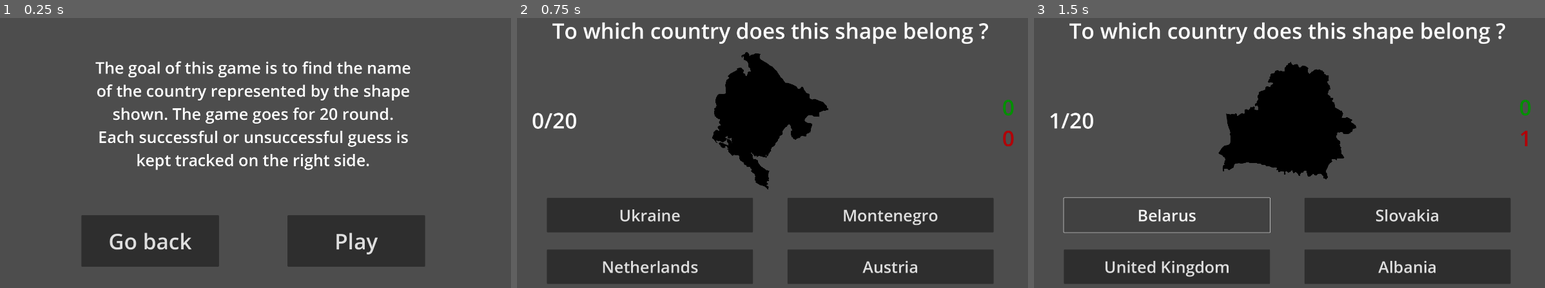
Above: before the commit, frames 1-3 (left to right).
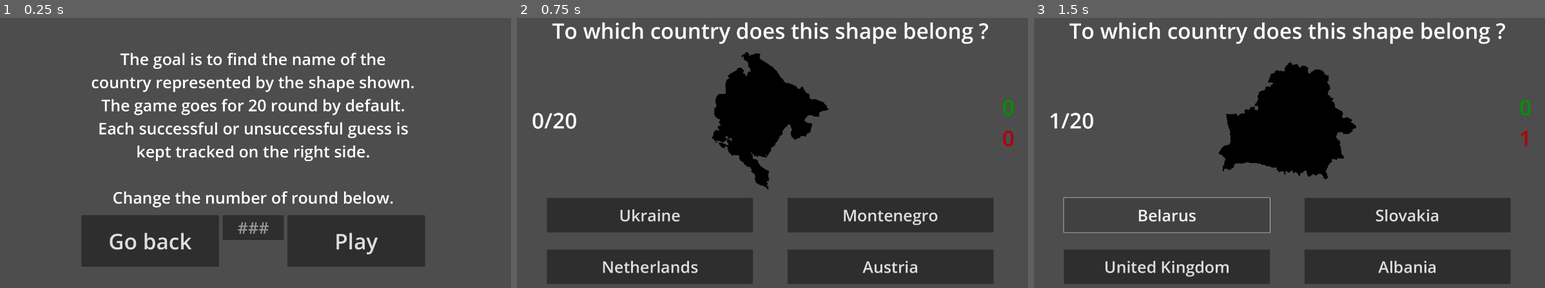
Above: after the commit, the same moments.

Repository: Nolan-Pin/GeoTrain
Game: Godot game, scene res://guess_the_shape/menu_guess_shape.tscn
Same seed, same stepped clock (60 frames per second), same inputs: the game is played once before the commit and once after it. This scene is started directly instead of the project's main scene.
Inputs:
- Up to frame 1 (0.25 s): no input
- Up to frame 2 (0.75 s): click "Play" at 0.5 s
- Up to frame 3 (1.5 s): click "Ukraine" at 1.25 s

The runs differ from the first frame. In frame 1, 11% of the frame differs, in the area x 17-81%, y 12-83%; in frame 2, nothing differs; in frame 3, nothing differs.

Commit message:
Let the player choose the number of round to play

Diff:
--- a/guess_the_shape/country_shape.gd
+++ b/guess_the_shape/country_shape.gd
@@ -5,7 +5,7 @@
 signal round_over(win: bool)
 signal game_over(point: int)
 
-const nb_of_guess: int = 20
+const DEFAULT_ROUND: int = 20
 const nb_of_choices: int = 4
 
 var solution: CountryAttributes
@@ -13,6 +13,7 @@
 var round: int
 var found: int
 var not_found: int
+var nb_of_guess: int
 # Called when the node enters the scene tree for the first time.
 func _ready() -> void:
 	countries = load("res://data/available_country.tres")
@@ -24,10 +25,11 @@
 	pass
 
 
-func start_game() -> void:
+func start_game(nb_round: int) -> void:
 	round = 0
 	found = 0
 	not_found = 0
+	nb_of_guess = nb_round if nb_round != 0 else DEFAULT_ROUND
 	update_score()
 	start_round()
 
--- a/guess_the_shape/menu_guess_shape.gd
+++ b/guess_the_shape/menu_guess_shape.gd
@@ -14,7 +14,7 @@
 
 func start_game() -> void:
 	add_child(game_instance)
-	game_instance.start_game()
+	game_instance.start_game(int($HUD/NumberRound.text))
 	$HUD.hide()
 
 func game_ended(score: int) -> void:
--- a/guess_the_shape/menu_guess_shape.tscn
+++ b/guess_the_shape/menu_guess_shape.tscn
@@ -44,16 +44,35 @@
 anchor_right = 0.5
 anchor_bottom = 0.5
 offset_left = -616.0
-offset_top = -364.0
+offset_top = -396.0
 offset_right = 616.0
-offset_bottom = 63.0
+offset_bottom = 203.0
 grow_horizontal = 2
 grow_vertical = 2
 theme_override_font_sizes/font_size = 60
-text = "The goal of this game is to find the name of the country represented by the shape shown. The game goes for 20 round.
-Each successful or unsuccessful guess is kept tracked on the right side."
+text = "The goal is to find the name of the country represented by the shape shown.
+The game goes for 20 round by default. Each successful or unsuccessful guess is kept tracked on the right side.
+
+Change the number of round below."
 horizontal_alignment = 1
 vertical_alignment = 1
 autowrap_mode = 2
 
+[node name="NumberRound" type="LineEdit" parent="HUD"]
+anchors_preset = 8
+anchor_left = 0.5
+anchor_top = 0.5
+anchor_right = 0.5
+anchor_bottom = 0.5
+offset_left = -114.0
+offset_top = 228.0
+offset_right = 114.0
+offset_bottom = 319.0
+grow_horizontal = 2
+grow_vertical = 2
+theme_override_font_sizes/font_size = 60
+placeholder_text = "###"
+alignment = 1
+max_length = 3
+
 [connection signal="pressed" from="HUD/Start" to="." method="start_game"]
